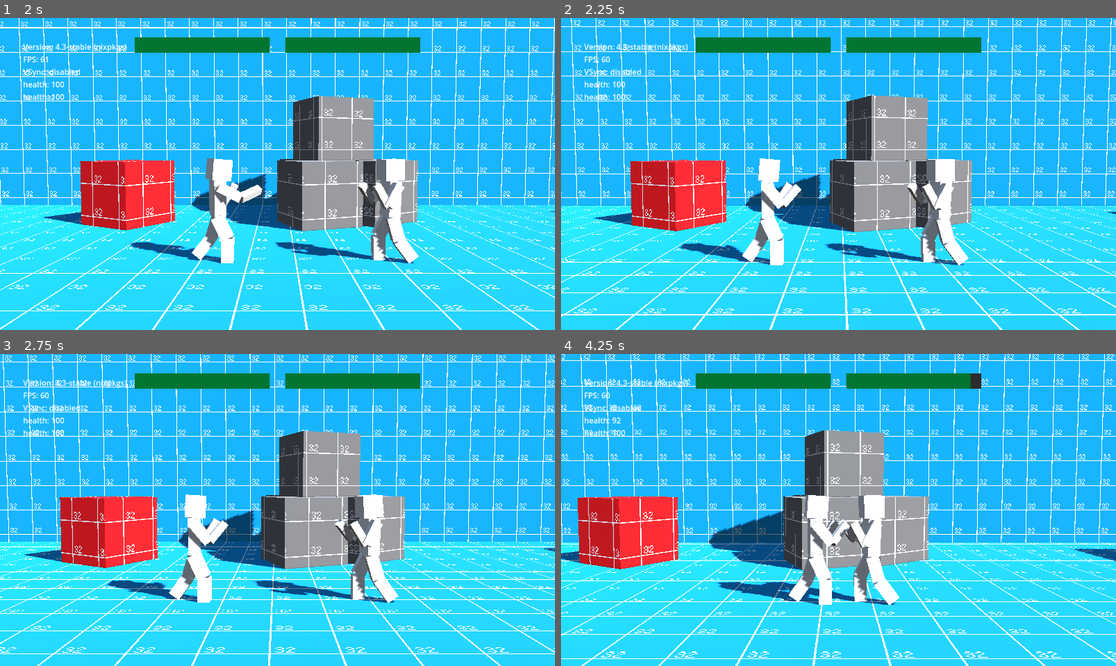
Above: before the commit, frames 1-4 (two rows, left to right).
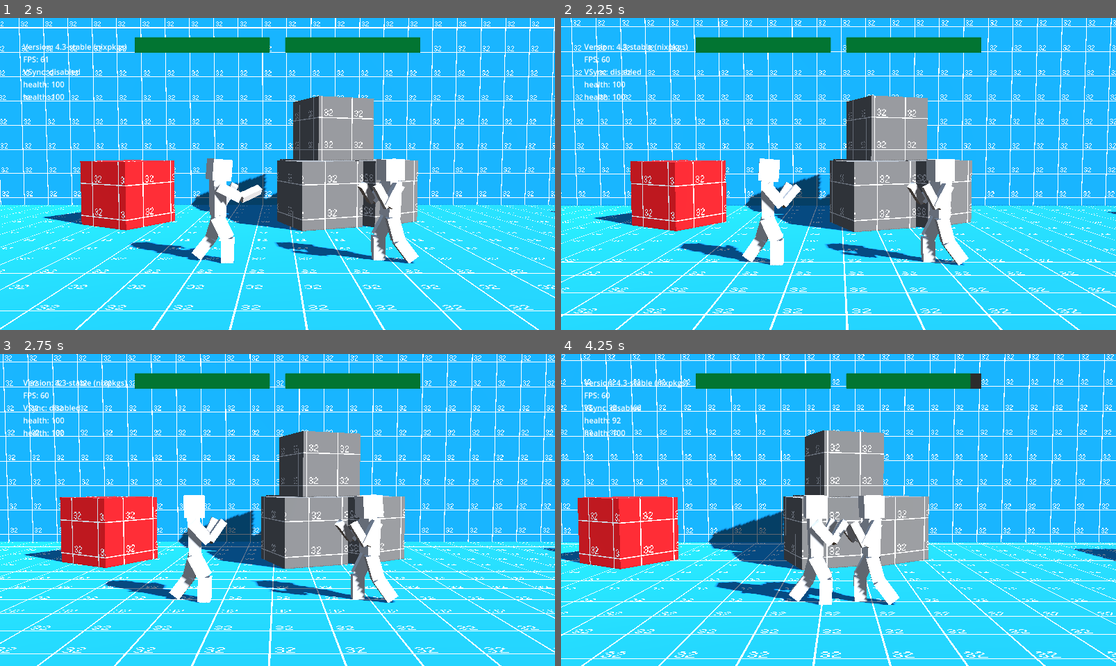
Above: after the commit, the same moments.

Repository: miklaskarjalainen/KioskKnockout
Game: Godot game, scene res://src/scenes/UI.tscn
Two runs of this game, one before a commit and one after it. Both use one fixed random seed, a clock stepped at 60 frames per second and the inputs below.
Inputs (mouse positions are in pixels of both pictures, inside the frame that each line leads up to):
- Up to frame 1 (2 s): click "Play" at 0.5 s; move the mouse to (399, 158) at 1.27 s; hold D (kb_right) from 1.28 s (still down); tap K (kb_normal_action) at 1.35 s; click (399, 158) at 1.42 s; tap Space (kb_jump) at 1.52 s
- Up to frame 2 (2.25 s): release D (kb_right) at 2 s; drag from (727, 189) to (810, 236) at 2.02 s
- Up to frame 3 (2.75 s): no input
- Up to frame 4 (4.25 s): move the mouse to (894, 441) at 2.77 s; hold D (kb_right) 2.78-3.5 s; tap K (kb_normal_action) at 2.85 s; drag from (810, 572) to (672, 463) at 3.52 s

Frame 1 is identical in both runs. In frame 2, less than 0.1% of the frame differs, in the area x 23-44%, y 44-77%; in frame 3, 0.2%; in frame 4, 0.3%, in the area x 27-53%, y 45-80%.

Commit message:
Update BasicPunch.tscn

Diff:
--- a/src/actors/Attacks/BasicPunch.tscn
+++ b/src/actors/Attacks/BasicPunch.tscn
@@ -10,7 +10,7 @@
 collision_mask = 2
 script = ExtResource("1_ms50o")
 startup = 15
-active = 50
+active = 24
 recovery = 10
 min_dmg = 5
 max_dmg = 12
